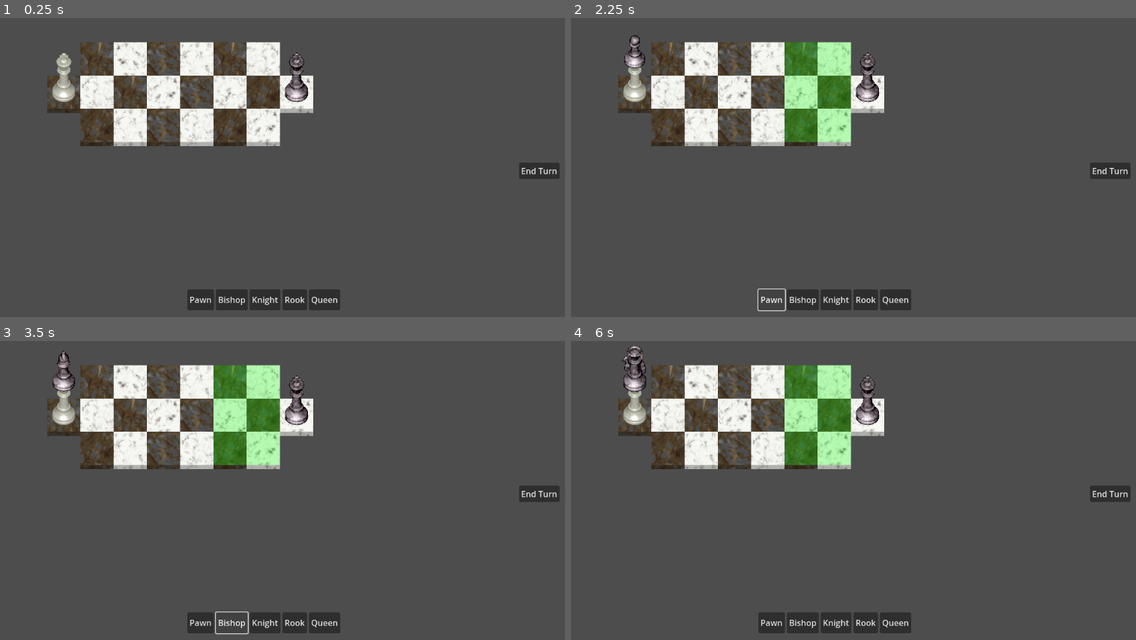
Above: before the commit, frames 1-4 (two rows, left to right).
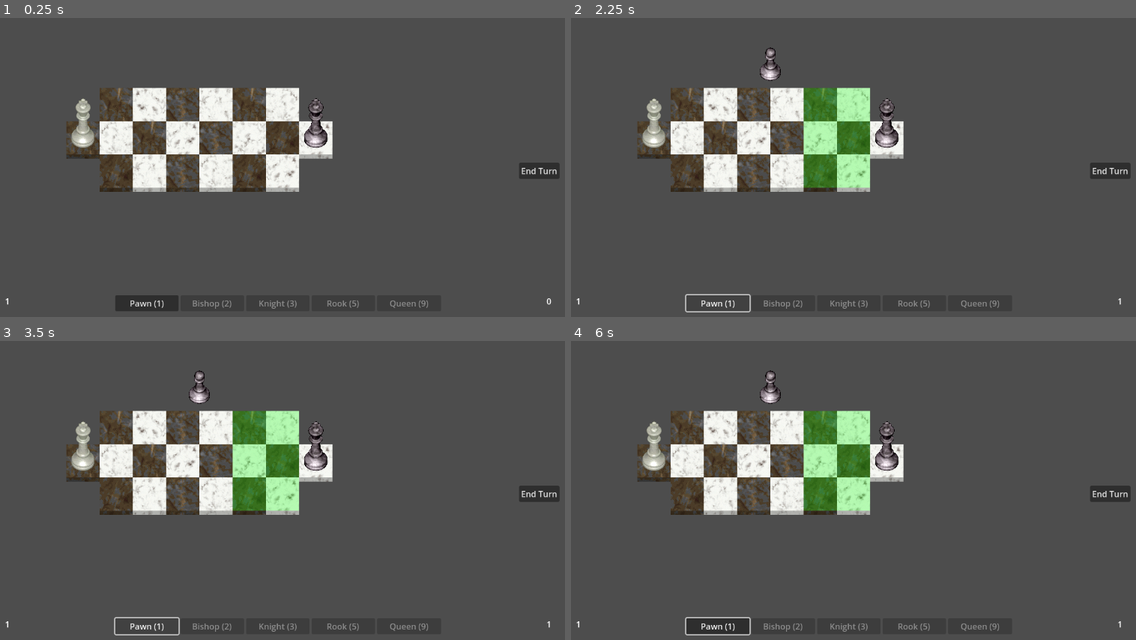
Above: after the commit, the same moments.

Repository: tspr0tege/Tactical-Chess
Game: Godot game, scene res://main.tscn
Same seed, same stepped clock (60 frames per second), same inputs: the game is played once before the commit and once after it.
Inputs (mouse positions are in pixels of both pictures, inside the frame that each line leads up to):
- Up to frame 1 (0.25 s): no input
- Up to frame 2 (2.25 s): click (633, 92) at 0.52 s; click "End Turn" at 1.25 s; click "Pawn" (after the commit: "Pawn (1)") at 2 s
- Up to frame 3 (3.5 s): click "Bishop" (after the commit: "Pawn (1)") at 2.75 s
- Up to frame 4 (6 s): click "Knight" (after the commit: "Pawn (1)") at 3.5 s; click "Rook" (after the commit: "Pawn (1)") at 4.25 s; click "Queen" (after the commit: "Pawn (1)") at 5 s; click (633, 415) at 5.77 s

The runs differ from the first frame. In frame 1, 18% of the frame differs, in the area x 0-98%, y 8-98%; in frame 2, 19%; in frame 3, 19%; in frame 4, 19%, in the area x 0-98%, y 1-99%.

Commit message:
Finishing touches on core game loop
-Queen and Rook point values corrected to match Chess standards
-UI text added for players' points
-Buy buttons update when points change
-Pieces z-index updates on move
-New pieces appear in top middle, when buying
-New pieces cannot move on same turn, when summoned
-Board state completely resets on End Turn (bug fixes)

Diff:
--- a/main.tscn
+++ b/main.tscn
@@ -8,47 +8,10 @@
 [node name="GameSpace" type="Node2D" parent="."]
 
 [node name="GameBoard" type="Node2D" parent="GameSpace"]
-position = Vector2(163, 112)
+position = Vector2(200, 200)
 script = ExtResource("1_4go1m")
 
 [node name="CanvasLayer" type="CanvasLayer" parent="GameSpace"]
-
-[node name="HBoxContainer" type="HBoxContainer" parent="GameSpace/CanvasLayer"]
-offset_left = 116.0
-offset_top = 556.0
-offset_right = 981.0
-offset_bottom = 596.0
-alignment = 1
-
-[node name="PawnButton" type="Button" parent="GameSpace/CanvasLayer/HBoxContainer"]
-layout_mode = 2
-disabled = true
-text = "Pawn"
-script = ExtResource("2_50bpa")
-
-[node name="BishopButton" type="Button" parent="GameSpace/CanvasLayer/HBoxContainer"]
-layout_mode = 2
-disabled = true
-text = "Bishop"
-script = ExtResource("2_50bpa")
-
-[node name="KnightButton" type="Button" parent="GameSpace/CanvasLayer/HBoxContainer"]
-layout_mode = 2
-disabled = true
-text = "Knight"
-script = ExtResource("2_50bpa")
-
-[node name="RookButton" type="Button" parent="GameSpace/CanvasLayer/HBoxContainer"]
-layout_mode = 2
-disabled = true
-text = "Rook"
-script = ExtResource("2_50bpa")
-
-[node name="QueenButton" type="Button" parent="GameSpace/CanvasLayer/HBoxContainer"]
-layout_mode = 2
-disabled = true
-text = "Queen"
-script = ExtResource("2_50bpa")
 
 [node name="EndTurnButton" type="Button" parent="GameSpace/CanvasLayer"]
 offset_left = 1039.0
@@ -57,9 +20,79 @@
 offset_bottom = 343.0
 text = "End Turn"
 
-[connection signal="button_up" from="GameSpace/CanvasLayer/HBoxContainer/PawnButton" to="GameSpace/GameBoard" method="_on_buy_piece_button_up" binds= ["Pawn"]]
-[connection signal="button_up" from="GameSpace/CanvasLayer/HBoxContainer/BishopButton" to="GameSpace/GameBoard" method="_on_buy_piece_button_up" binds= ["Bishop"]]
-[connection signal="button_up" from="GameSpace/CanvasLayer/HBoxContainer/KnightButton" to="GameSpace/GameBoard" method="_on_buy_piece_button_up" binds= ["Knight"]]
-[connection signal="button_up" from="GameSpace/CanvasLayer/HBoxContainer/RookButton" to="GameSpace/GameBoard" method="_on_buy_piece_button_up" binds= ["Rook"]]
-[connection signal="button_up" from="GameSpace/CanvasLayer/HBoxContainer/QueenButton" to="GameSpace/GameBoard" method="_on_buy_piece_button_up" binds= ["Queen"]]
+[node name="MarginContainer" type="MarginContainer" parent="GameSpace/CanvasLayer"]
+anchors_preset = 12
+anchor_top = 1.0
+anchor_right = 1.0
+anchor_bottom = 1.0
+grow_horizontal = 2
+grow_vertical = 0
+theme_override_constants/margin_left = 50
+theme_override_constants/margin_top = 20
+theme_override_constants/margin_right = 50
+theme_override_constants/margin_bottom = 50
+
+[node name="HBoxContainer2" type="HBoxContainer" parent="GameSpace/CanvasLayer/MarginContainer"]
+layout_mode = 2
+
+[node name="RichTextLabel" type="RichTextLabel" parent="GameSpace/CanvasLayer/MarginContainer/HBoxContainer2"]
+layout_mode = 2
+size_flags_horizontal = 3
+bbcode_enabled = true
+text = "[left]White Points[/left]"
+fit_content = true
+
+[node name="HBoxContainer" type="HBoxContainer" parent="GameSpace/CanvasLayer/MarginContainer/HBoxContainer2"]
+layout_mode = 2
+size_flags_horizontal = 3
+size_flags_stretch_ratio = 3.0
+alignment = 1
+
+[node name="PawnButton" type="Button" parent="GameSpace/CanvasLayer/MarginContainer/HBoxContainer2/HBoxContainer"]
+layout_mode = 2
+size_flags_horizontal = 3
+disabled = true
+text = "Pawn (1)"
+script = ExtResource("2_50bpa")
+
+[node name="BishopButton" type="Button" parent="GameSpace/CanvasLayer/MarginContainer/HBoxContainer2/HBoxContainer"]
+layout_mode = 2
+size_flags_horizontal = 3
+disabled = true
+text = "Bishop (2)"
+script = ExtResource("2_50bpa")
+
+[node name="KnightButton" type="Button" parent="GameSpace/CanvasLayer/MarginContainer/HBoxContainer2/HBoxContainer"]
+layout_mode = 2
+size_flags_horizontal = 3
+disabled = true
+text = "Knight (3)"
+script = ExtResource("2_50bpa")
+
+[node name="RookButton" type="Button" parent="GameSpace/CanvasLayer/MarginContainer/HBoxContainer2/HBoxContainer"]
+layout_mode = 2
+size_flags_horizontal = 3
+disabled = true
+text = "Rook (5)"
+script = ExtResource("2_50bpa")
+
+[node name="QueenButton" type="Button" parent="GameSpace/CanvasLayer/MarginContainer/HBoxContainer2/HBoxContainer"]
+layout_mode = 2
+size_flags_horizontal = 3
+disabled = true
+text = "Queen (9)"
+script = ExtResource("2_50bpa")
+
+[node name="RichTextLabel2" type="RichTextLabel" parent="GameSpace/CanvasLayer/MarginContainer/HBoxContainer2"]
+layout_mode = 2
+size_flags_horizontal = 3
+bbcode_enabled = true
+text = "[right]Black Points[/right]"
+fit_content = true
+
 [connection signal="button_up" from="GameSpace/CanvasLayer/EndTurnButton" to="GameSpace/GameBoard" method="_on_end_turn_button_button_up"]
+[connection signal="button_up" from="GameSpace/CanvasLayer/MarginContainer/HBoxContainer2/HBoxContainer/PawnButton" to="GameSpace/GameBoard" method="_on_buy_piece_button_up" binds= ["Pawn"]]
+[connection signal="button_up" from="GameSpace/CanvasLayer/MarginContainer/HBoxContainer2/HBoxContainer/BishopButton" to="GameSpace/GameBoard" method="_on_buy_piece_button_up" binds= ["Bishop"]]
+[connection signal="button_up" from="GameSpace/CanvasLayer/MarginContainer/HBoxContainer2/HBoxContainer/KnightButton" to="GameSpace/GameBoard" method="_on_buy_piece_button_up" binds= ["Knight"]]
+[connection signal="button_up" from="GameSpace/CanvasLayer/MarginContainer/HBoxContainer2/HBoxContainer/RookButton" to="GameSpace/GameBoard" method="_on_buy_piece_button_up" binds= ["Rook"]]
+[connection signal="button_up" from="GameSpace/CanvasLayer/MarginContainer/HBoxContainer2/HBoxContainer/QueenButton" to="GameSpace/GameBoard" method="_on_buy_piece_button_up" binds= ["Queen"]]
--- a/scripts/BuyButtons.gd
+++ b/scripts/BuyButtons.gd
@@ -1,6 +1,6 @@
 extends Button
 
-@onready var GAME_BOARD = $"../../../GameBoard"
+@onready var GAME_BOARD = $"../../../../../GameBoard"
 @onready var piece = self.name.substr(0, self.name.length() - 6)
 
 func _ready():
--- a/scripts/ChessPiece.gd
+++ b/scripts/ChessPiece.gd
@@ -7,6 +7,7 @@
 @onready var GAME_BOARD = find_parent("GameBoard")
 var first_move = true
 var type_of_piece
+var is_moveable = false
 var color
 var coords
 
@@ -46,14 +47,15 @@
 	print("Clicked on " + str(color) + " " + str(type_of_piece))
 	#print("Coords: " + str(coords))
 	if not GAME_BOARD.playerTurn[0] == color: return
-	if not GAME_BOARD.moveAvailable : return
+	if not GAME_BOARD.moveAvailable: return
+	if not is_moveable: return
 
 	GAME_BOARD.resetMoveTiles()
 
-	if GAME_BOARD.creatingPiece:
+	if is_instance_valid(GAME_BOARD.NEW_PIECE) and GAME_BOARD.MOVING_PIECE == GAME_BOARD.NEW_PIECE:
 		GAME_BOARD.MOVING_PIECE.queue_free()
 		GAME_BOARD.MOVING_PIECE = null
-		GAME_BOARD.creatingPiece = false
+		GAME_BOARD.NEW_PIECE = null
 
 	if GAME_BOARD.MOVING_PIECE != self:
 		GAME_BOARD.MOVING_PIECE = self
--- a/scripts/GameBoard.gd
+++ b/scripts/GameBoard.gd
@@ -5,7 +5,7 @@
 
 var boardTiles = []
 var MOVING_PIECE
-var creatingPiece = false
+var NEW_PIECE = null
 var playerTurn = ["White", "Black"]
 var moveAvailable = true
 var buyAvailable = true
@@ -13,17 +13,17 @@
 	"Pawn": 1,
 	"Bishop": 2,
 	"Knight": 3,
-	"Rook": 4,
-	"Queen": 5,
+	"Rook": 5,
+	"Queen": 9,
 }
 var player = {
 	"White": {
 		"pieces": [],
-		"points": 5,
+		"points": 1,
 	},
 	"Black": {
 		"pieces": [],
-		"points": 5,
+		"points": 0,
 	},
 }
 
@@ -38,6 +38,7 @@
 			var newBoardTile = BoardTile.instantiate()
 			newBoardTile.position.x = x * 64
 			newBoardTile.position.y = y * 64
+			newBoardTile.z_index = 10 + (y * 10)
 			newBoardTile.coords = Vector2(x, y)
 			if (x + y) % 2 == 0:
 				newBoardTile.get_node("Sprite2D").frame = randi_range(4, 7)
@@ -54,12 +55,12 @@
 				newChessPiece.createPiece(color, "King")
 				newChessPiece.position = newBoardTile.position
 				newChessPiece.coords = Vector2(x, y)
+				newChessPiece.is_moveable = true
 				add_child(newChessPiece)
 				newBoardTile.tenant = newChessPiece
 
 		boardTiles.push_back(newRow)
-
-	#print(str(boardTiles))
+		updatePoints()
 
 func resetMoveTiles():
 	for x in boardTiles:
@@ -91,13 +92,17 @@
 		print("Buying " + piece_name)
 		# CREATE PIECE
 		var newChessPiece = ChessPiece.instantiate()
-		#var color = "White"
 		newChessPiece.createPiece(playerTurn[0], piece_name)
+		newChessPiece.position = Vector2(32 * 7, -64)
 		add_child(newChessPiece)
-		creatingPiece = true
+		NEW_PIECE = newChessPiece
 		MOVING_PIECE = newChessPiece
 	else:
 		print("No tiles available for new piece")
+
+func updatePoints():
+	$"../CanvasLayer/MarginContainer/HBoxContainer2/RichTextLabel".text = "[left]" + str(player.White.points) + "[/left]"
+	$"../CanvasLayer/MarginContainer/HBoxContainer2/RichTextLabel2".text = "[right]" + str(player.Black.points) + "[/right]"
 
 func getMovementTiles(CHESS_PIECE):
 	var tilesArray = []
@@ -200,7 +205,6 @@
 
 			# TODO: Check back row for piece sacrifice (get 2 points)
 
-			# TODO: Check diagonals for attack
 			if isValidTile.call(coords + Vector2(xDirection, 1)) and is_instance_valid(boardTiles[coords.x + xDirection][coords.y + 1].tenant) and boardTiles[coords.x + xDirection][coords.y + 1].tenant.color != playerTurn[0]:
 				tilesArray.push_back(boardTiles[coords.x + xDirection][coords.y + 1])
 
@@ -237,10 +241,20 @@
 	return tilesArray
 
 func _on_end_turn_button_button_up():
+	resetMoveTiles()
+	if is_instance_valid(NEW_PIECE):
+		NEW_PIECE.is_moveable = true
+		NEW_PIECE = null
+	if is_instance_valid(MOVING_PIECE) and MOVING_PIECE == NEW_PIECE:
+		MOVING_PIECE.queue_free()
+		MOVING_PIECE = null
+
+	#Initialize new turn
 	playerTurn.reverse()
 	player[playerTurn[0]].points += 1
 	moveAvailable = true
 	buyAvailable = true
+	updatePoints()
 
 	for piece in player.White.pieces:
 		var TEXTURE_BUTTON = piece.get_node("TextureButton")
@@ -251,7 +265,8 @@
 		var TEXTURE_BUTTON = piece.get_node("TextureButton")
 		TEXTURE_BUTTON.disabled = playerTurn[0] == "White"
 		TEXTURE_BUTTON.set_mouse_filter(2 if playerTurn[0] == "White" else 0)
-		#print(str(piece.color) + " " + str(piece.type_of_piece) + " disabled set to: " + str(piece.get_node("TextureButton").disabled))
-
-	for button in $"../CanvasLayer/HBoxContainer".get_children():
+	updateBuyButtons()
+
+func updateBuyButtons():
+	for button in $"../CanvasLayer/MarginContainer/HBoxContainer2/HBoxContainer".get_children():
 		button.isAvailable()
--- a/scripts/board_tile.gd
+++ b/scripts/board_tile.gd
@@ -13,27 +13,29 @@
 	var opposingPlayer = GAME_BOARD.player[GAME_BOARD.playerTurn[1]]
 
 	print("Moving " + PIECE.color +" "+ PIECE.type_of_piece + " to " + str(coords))
-	if GAME_BOARD.creatingPiece:
+	if is_instance_valid(GAME_BOARD.NEW_PIECE) and GAME_BOARD.NEW_PIECE == GAME_BOARD.MOVING_PIECE:
 		currentPlayer.points -= GAME_BOARD.pieceValues[PIECE.type_of_piece]
 		currentPlayer.pieces.push_back(PIECE)
+		GAME_BOARD.updateBuyButtons()
 		GAME_BOARD.buyAvailable = false
 	else:
 		GAME_BOARD.boardTiles[PIECE.coords.x][PIECE.coords.y].tenant = null
 		GAME_BOARD.moveAvailable = false
 		PIECE.first_move = false
 	PIECE.coords = coords
+	PIECE.z_index = self.z_index + 1
 	PIECE.moveTo(self.position)
 
 	#If there is a piece
 	if is_instance_valid(tenant):
-		#Gain points
 		currentPlayer.points += GAME_BOARD.pieceValues[tenant.type_of_piece]
-		#Remove piece from game and array
 		opposingPlayer.pieces.erase(tenant)
 		tenant.queue_free()
+		GAME_BOARD.updateBuyButtons()
 
 	tenant = PIECE
 
 	GAME_BOARD.resetMoveTiles()
 	GAME_BOARD.MOVING_PIECE = null
-	GAME_BOARD.creatingPiece = false
+	GAME_BOARD.updatePoints()
+	#GAME_BOARD.creatingPiece = false
